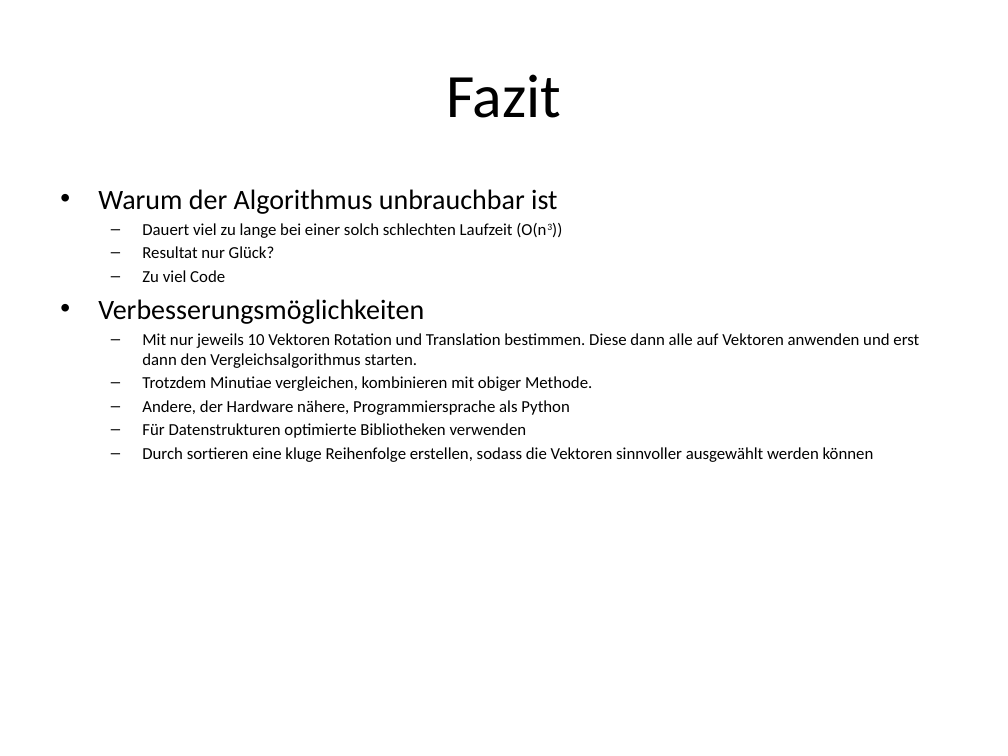
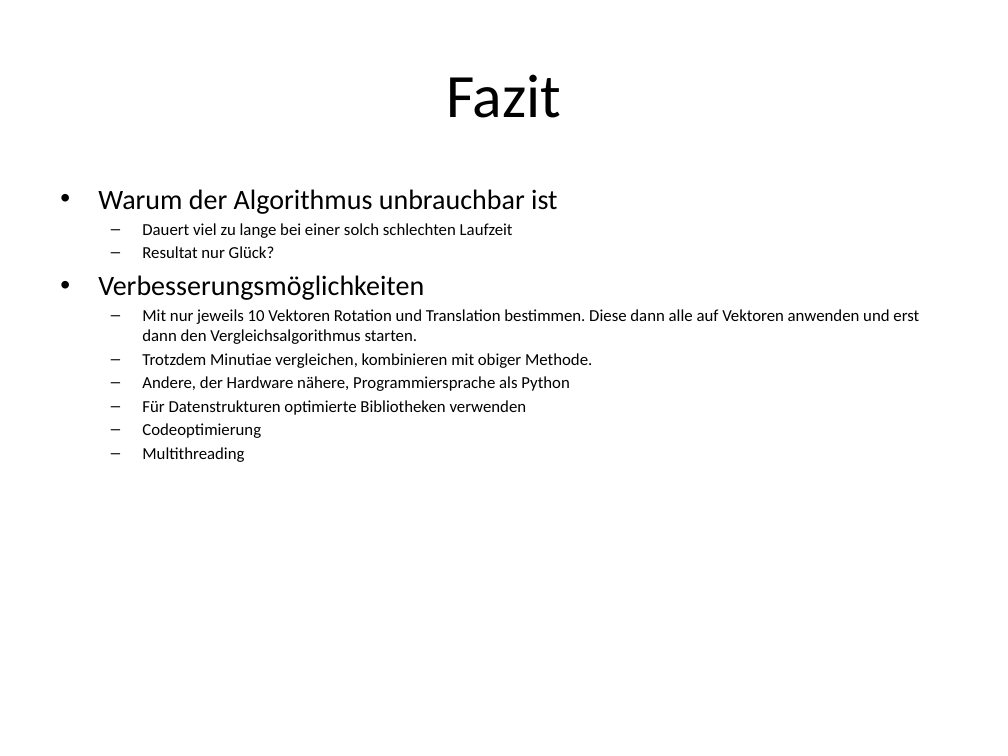
Before and after one commit to editoral/fpAnalyser, a slide deck: slide 6 of presentation/pres.pptx. Drawn at 1008x756 pixels with LibreOffice and Linux fonts; fonts in the diff are those of the drawing. Boxes give left, top, right and bottom in pixels: in the first picture for what was removed or moved away, otherwise in the second. Text is boxed around its words. In the diff, an @@ line names an element or a change of style, - is before the commit and + after.

```diff
--- a/presentation/pres.pptx
+++ b/presentation/pres.pptx
@@ text at bbox=[142, 223, 513, 238]: text changed @@
-  – Dauert viel zu lange bei einer solch schlechten Laufzeit (O(n3))
+  – Dauert viel zu lange bei einer solch schlechten Laufzeit
@@ text at bbox=[142, 270, 225, 282]: paragraph removed @@
-  – Zu viel Code
@@ text at bbox=[142, 423, 261, 462]: text changed @@
-  – Durch sortieren eine kluge Reihenfolge erstellen, sodass die Vektoren sinnvoller ausgewählt werden können
+  – Codeoptimierung
+  – Multithreading
```
Also in this commit, not shown: 3 other slides changed, 7 other files.
